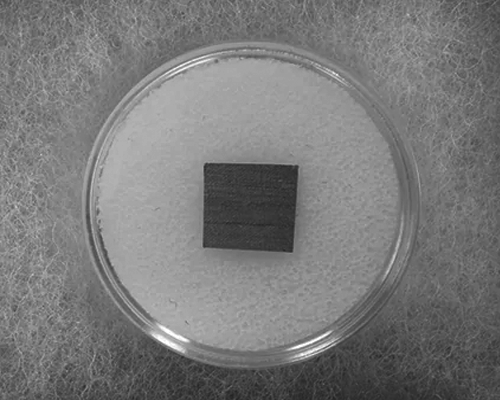
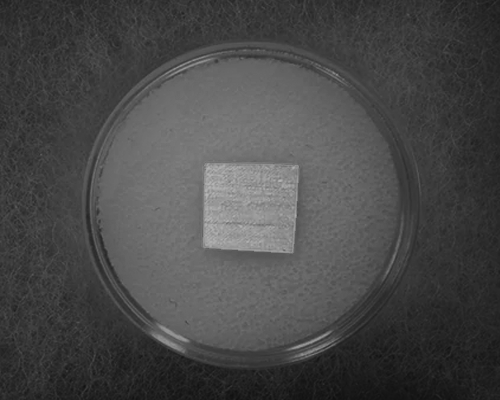
Before/after of a 500px x 400px layered artwork. What changed in the layer stack:
added layer "Layer 10" (overlay, 34%) above "Layer 7 copy" over [203, 163, 298, 253]
added layer "Layer 7 copy" above "Layer 9" over [202, 162, 299, 254]
added layer "Layer 9" (darken, 50%) above "Layer 8" over [0, 0, 500, 400]
added layer "Layer 8" (darken, 10%) above "Brightness/Contrast 1" over [0, 0, 500, 400]
